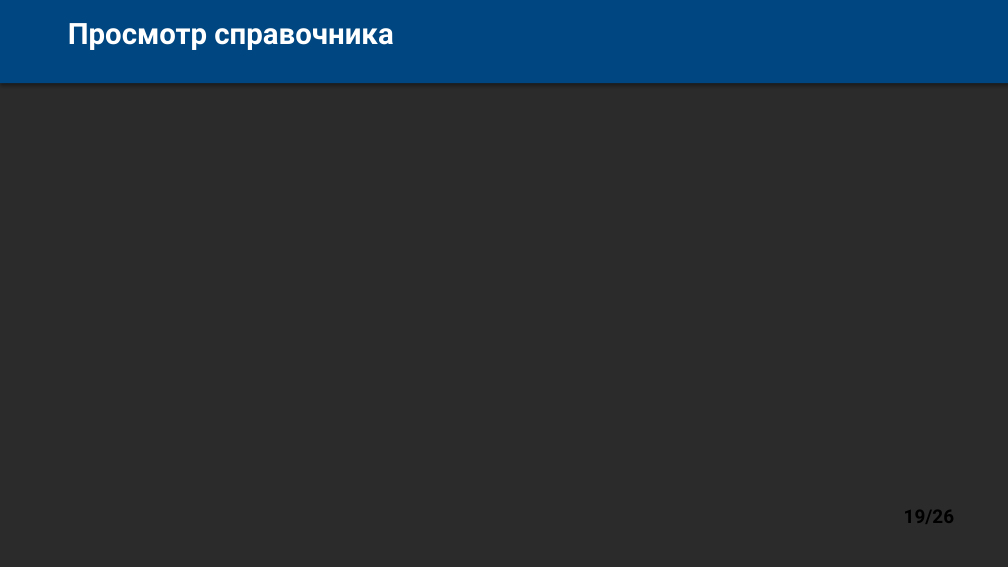
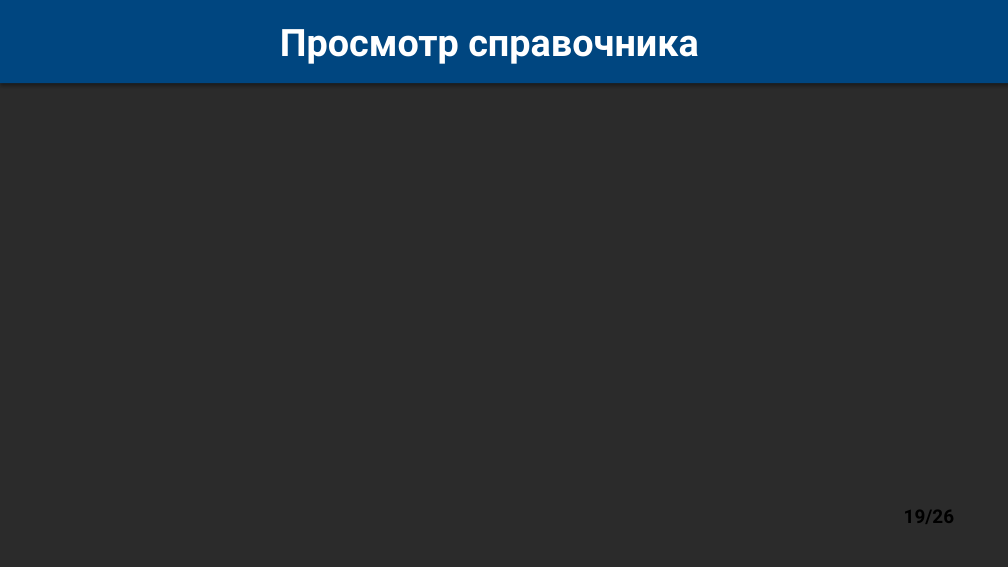
Before and after one commit to dulumdomdom/Nothing, a slide deck: slide 19 of MDM_Presentation.pptx. Drawn at 1008x567 pixels with LibreOffice and Linux fonts; fonts in the diff are those of the drawing; background and template pictures are left out; a plain dark background stands for a picture behind light text. Boxes give left, top, right and bottom in pixels: in the first picture for what was removed or moved away, otherwise in the second. Text is boxed around its words. In the diff, an @@ line names an element or a change of style, - is before the commit and + after.

```diff
--- a/MDM_Presentation.pptx
+++ b/MDM_Presentation.pptx
@@ text "Просмотр справочника": place and size @@
-text "Просмотр справочника" at (68, 23, 393, 50)
+text "Просмотр справочника" at (280, 29, 699, 64)
@@ text "Просмотр справочника" at (280, 29, 699, 64): size 28 to 36 pt @@
```
Also in this commit, not shown: 19 other slides changed.
